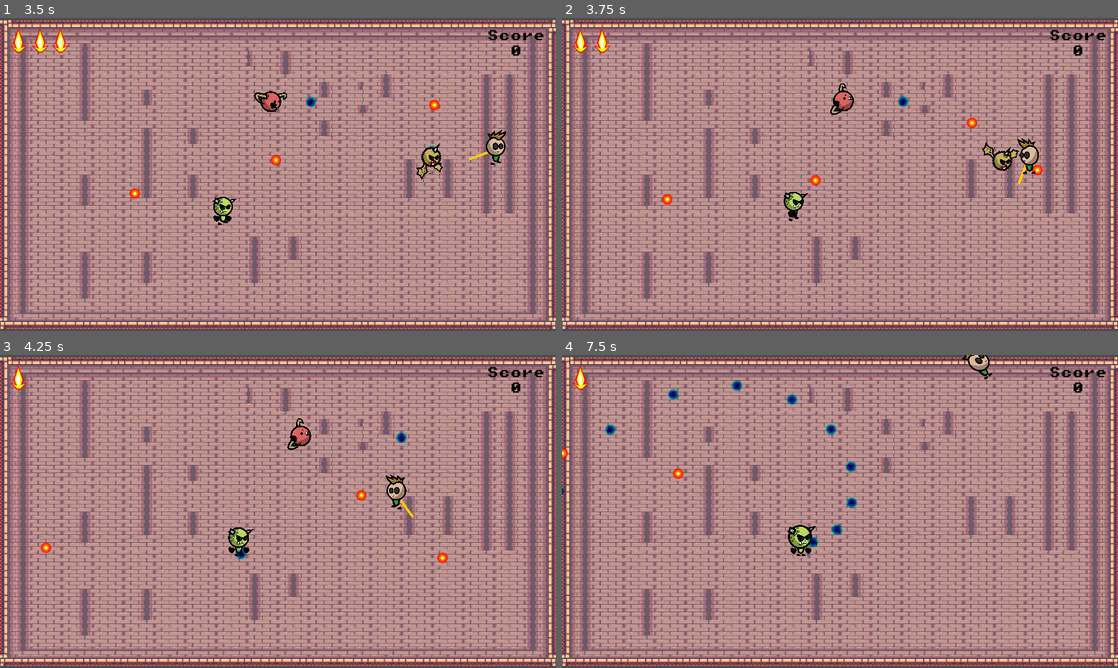
Above: before the commit, frames 1-4 (two rows, left to right).
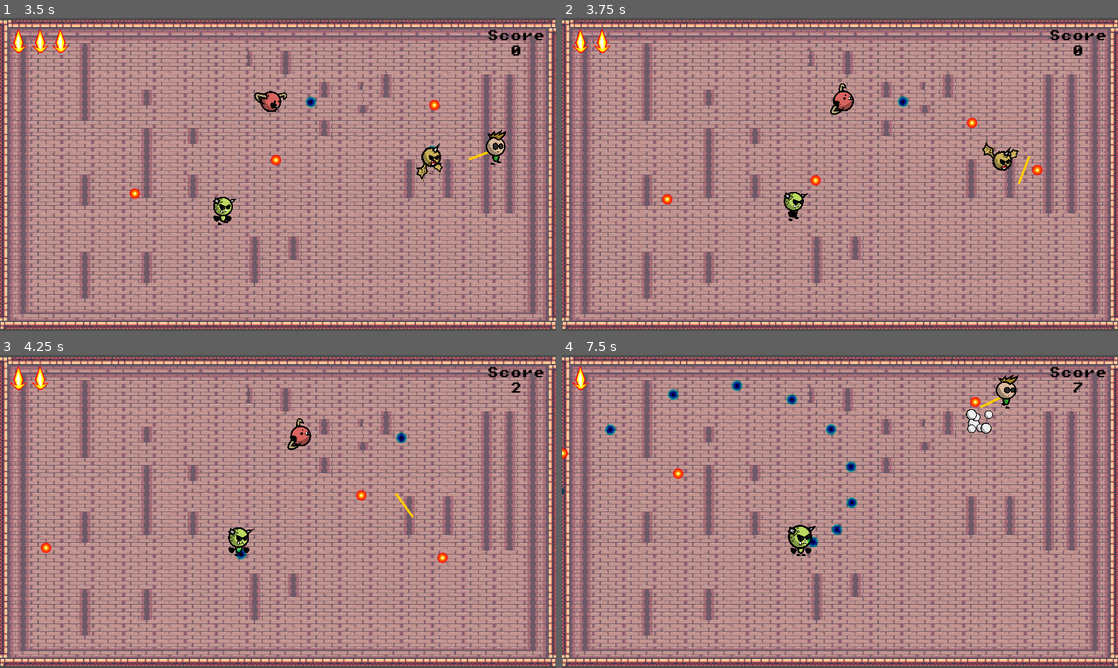
Above: after the commit, the same moments.

Repository: sachitnjk/BulletHellJam_5
Game: Godot game, scene res://Levels/Game.tscn
The game is run twice, just before and just after one commit, with the same random seed, the same clock (stepped at 60 frames per second) and the same inputs.
Inputs (mouse positions are in pixels of both pictures, inside the frame that each line leads up to):
- Up to frame 1 (3.5 s): move the mouse to (400, 158) at 0.52 s; hold D (move_right) 0.53-1.28 s; click (400, 158) at 0.6 s; move the mouse to (166, 190) at 1.27 s; hold W (move_down) 1.28-2.03 s; click (166, 190) at 1.35 s; move the mouse to (333, 105) at 2.02 s; hold D (move_right) 2.03-2.78 s; click (333, 105) at 2.1 s; move the mouse to (250, 237) at 2.77 s; hold S (move_up) from 2.78 s (still down); click (250, 237) at 2.85 s
- Up to frame 2 (3.75 s): move the mouse to (1006, 221) at 3.52 s; release S (move_up) at 3.53 s; hold A (move_left) from 3.53 s (still down); click (1006, 221) at 3.6 s
- Up to frame 3 (4.25 s): keep holding A (move_left)
- Up to frame 4 (7.5 s): move the mouse to (673, 464) at 4.27 s; click (673, 464) at 4.35 s; move the mouse to (867, 511) at 5.02 s; release A (move_left) at 5.03 s; hold W (move_down) 5.03-5.78 s; click (867, 511) at 5.1 s; move the mouse to (756, 433) at 5.77 s; hold D (move_right) 5.78-6.53 s; click (756, 433) at 5.85 s; move the mouse to (962, 495) at 6.52 s; hold S (move_up) 6.53-7.28 s; click (962, 495) at 6.6 s; move the mouse to (728, 527) at 7.27 s; hold D (move_right) from 7.28 s (still down); click (728, 527) at 7.35 s

Frame 1 is identical in both runs. In frame 2, 0.3% of the frame differs, in the area x 81-86%, y 38-50%; in frame 3, 0.4%; in frame 4, 0.8%, in the area x 71-94%, y 0-26%.

Commit message:
Player invincibilty on hit & visual for it

Diff:
--- a/GameElements/Player.tscn
+++ b/GameElements/Player.tscn
@@ -141,10 +141,8 @@
 position = Vector2(0, -77)
 scale = Vector2(0.1, 0.1)
 sprite_frames = SubResource("SpriteFrames_6n2sp")
-animation = &"death"
+animation = &"idle"
 autoplay = "idle"
-frame = 8
-frame_progress = 0.209849
 
 [node name="CollisionShape2D" type="CollisionShape2D" parent="."]
 position = Vector2(0, -33.9)
--- a/Scripts/EnemyBase.gd
+++ b/Scripts/EnemyBase.gd
@@ -52,7 +52,7 @@
 		var collider = collision.get_collider()
 		if(collider.has_method("TakeDamage")):
 			collider.TakeDamage()
-			queue_free()
+			Die()
 			break
 			#tf idk why it finds 2 colliders on the player and applies damage twice so just breaking after applying damage once
 	pass
--- a/Scripts/Player.gd
+++ b/Scripts/Player.gd
@@ -2,6 +2,7 @@
 
 @export var health: int = 3
 @export var speed: float = 300.0
+@export var onHitInvincibilityTime: float = 1.5
 @export var shootLineLength: float = 60.0
 @export var shootDirectionLine: Line2D
 @export var bulletScene: PackedScene
@@ -9,6 +10,10 @@
 @export var playerDeathTimer: Timer
 var stoppingSpeed: float = 0
 var dead: bool = false
+var isInvincible: bool = false
+const flickerGap: float = 0.1
+var flickerTimer: float = 0.0
+var invincibilityTimer: float = 0.0
 
 const LINE_END_POINT_INDEX: int = 1
 @onready var gameManager = %GameManager
@@ -32,10 +37,14 @@
 	move_and_slide()
 	if(Input.is_action_just_pressed("shoot")):
 		FireBullet(directionToMouse)
-	HandleVisuals(direction.x)
+	if(isInvincible):
+		invincibilityTimer += delta
+		if(invincibilityTimer > onHitInvincibilityTime):
+			DeactivateInvincible()
+	HandleVisuals(direction.x, delta)
 	pass
 
-func HandleVisuals(xDirectionInput: float):
+func HandleVisuals(xDirectionInput: float, delta: float):
 	if(xDirectionInput < 0):
 		animatedSprite.flip_h = true
 	elif(xDirectionInput > 0):
@@ -45,6 +54,12 @@
 		animatedSprite.play("moving")
 	else:
 		animatedSprite.play("idle")
+
+	if(isInvincible):
+		flickerTimer += delta
+		if(flickerTimer >= flickerGap):
+			animatedSprite.visible = !animatedSprite.visible
+			flickerTimer = 0.0
 	pass
 
 func FireBullet(direction: Vector2):
@@ -57,6 +72,10 @@
 
 
 func TakeDamage():
+	if(dead || isInvincible):
+		return
+	if(gameManager != null):
+			gameManager.PlayerHit()
 	health = health - 1
 	if(health == 0):
 		dead = true
@@ -65,10 +84,20 @@
 		if(playerDeathTimer != null):
 			playerDeathTimer.start()
 	else:
-		if(gameManager != null):
-			gameManager.PlayerHit()
+		ActivateInvincible()
 	pass
 
+func ActivateInvincible():
+	isInvincible = true
+	animatedSprite.visible = false
+	invincibilityTimer = 0
+	flickerTimer = 0
+	pass
+
+func DeactivateInvincible():
+	animatedSprite.visible = true
+	isInvincible = false
+	pass
 
 func PlayerDeathTimerTimeout():
 	get_tree().change_scene_to_file("res://Levels/GameOver.tscn")
